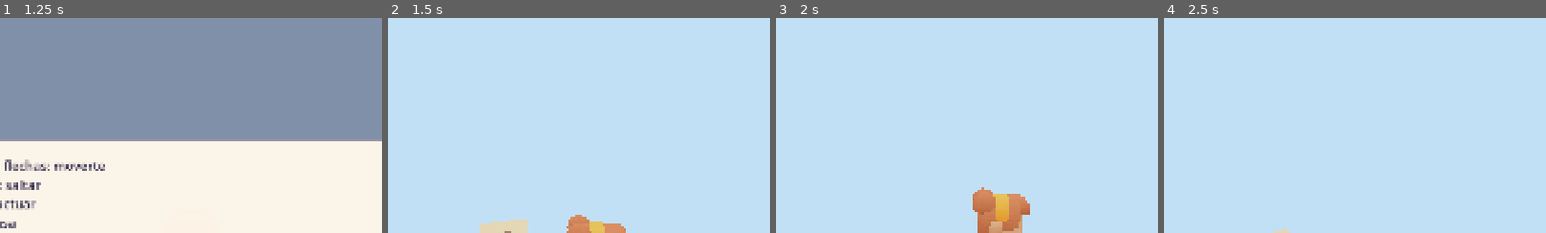
Above: before the commit, frames 1-4 (left to right).
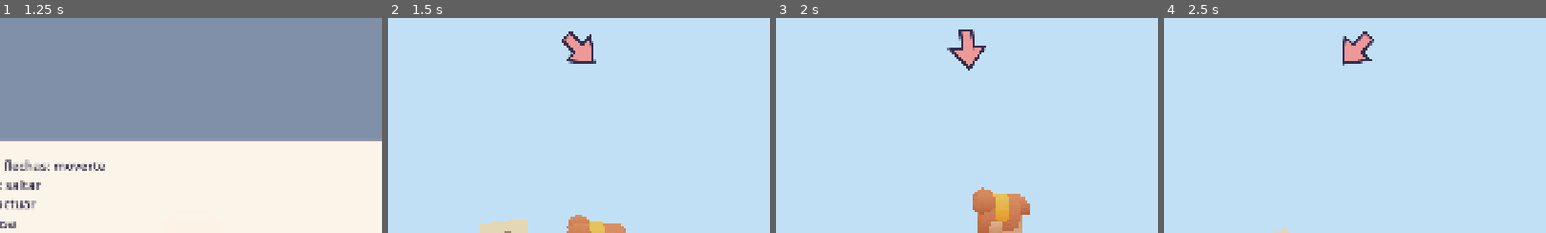
Above: after the commit, the same moments.

Repository: lautaromoreyraa/planeta-cartero
Game: Godot game, scene res://scenes/pantalla_de_inicio.tscn
The game is run twice, just before and just after one commit, with the same random seed, the same clock (stepped at 60 frames per second) and the same inputs.
Inputs (mouse positions are % of the whole screen's width and height, from its top left):
- Up to frame 1 (1.25 s): click "Nueva partida" at 0.5 s
- Up to frame 2 (1.5 s): tap Enter (aceptar) at 1.25 s; move the mouse to (72, 45) at 1.27 s; hold D (move_right) from 1.28 s (still down); hold Enter (aceptar) from 1.28 s (still down); click (72, 45) at 1.42 s
- Up to frame 3 (2 s): keep holding D (move_right); keep holding Enter (aceptar); tap Space (jump) at 1.52 s; tap E (interact) at 1.55 s
- Up to frame 4 (2.5 s): move the mouse to (45, 50) at 2.02 s; release D (move_right) at 2.03 s; release Enter (aceptar) at 2.03 s; hold W (move_forward) from 2.03 s (still down); tap E (interact) at 2.1 s; tap Space (jump) at 2.27 s; tap Enter (aceptar) at 2.3 s
The pictures show only the part of the screen within x 25-75%, y 0-50%; the shares and areas given below are measured in that part.

Frame 1 is identical in both runs. In frame 2, 0.9% of the frame differs, in the area x 45-55%, y 6-22%; in frame 3, 0.9%, in the area x 44-55%, y 5-25%; in frame 4, 0.9%.

Commit message:
Agrega la flecha que guía hacia el próximo objetivo
En el planeta es fácil perderse sin saber dónde quedó la próxima carta.
Una flecha arriba en el centro apunta, según la vista de la cámara, a la
carta más cercana mientras queden cartas en el planeta; después, al
buzón pendiente más cercano; con la zona 2 completa, a la puerta, y con
el candado abierto, a la carta final. Se oculta con el juego en pausa.

GuiaDeObjetivo no recibe entrega.orden: en la fase de entrega sólo ve
qué buzones siguen pendientes, así la guía no revela el orden. Un test
headless lo comprueba comparando órdenes distintos para el mismo estado.
La dirección se mide sobre el plano tangente, para que un objetivo del
otro lado del planeta se señale por el camino más corto.

Diff:
--- a/scenes/hud.tscn
+++ b/scenes/hud.tscn
@@ -1,6 +1,7 @@
-[gd_scene load_steps=2 format=3]
+[gd_scene load_steps=3 format=3]
 
 [ext_resource type="Script" path="res://scripts/hud.gd" id="1_hud"]
+[ext_resource type="Script" path="res://scripts/guia.gd" id="2_guia"]
 
 [node name="Hud" type="CanvasLayer"]
 script = ExtResource("1_hud")
@@ -58,3 +59,16 @@
 theme_override_font_sizes/font_size = 40
 horizontal_alignment = 1
 vertical_alignment = 1
+
+[node name="Guia" type="Control" parent="."]
+anchors_preset = 5
+anchor_left = 0.5
+anchor_right = 0.5
+offset_left = -48.0
+offset_top = 32.0
+offset_right = 48.0
+offset_bottom = 128.0
+grow_horizontal = 2
+pivot_offset = Vector2(48, 48)
+mouse_filter = 2
+script = ExtResource("2_guia")
--- a/scenes/tema.tres
+++ b/scenes/tema.tres
@@ -46,6 +46,8 @@
 Button/styles/hover = SubResource("StyleBoxEmpty_opcion")
 Button/styles/normal = SubResource("StyleBoxEmpty_opcion")
 Button/styles/pressed = SubResource("StyleBoxEmpty_opcion")
+Guia/colors/borde = Color(0.2, 0.18, 0.3, 1)
+Guia/colors/relleno = Color(0.93, 0.6, 0.6, 1)
 Label/colors/font_color = Color(0.2, 0.18, 0.3, 1)
 OpcionElegida/base_type = &"Button"
 OpcionElegida/colors/font_color = Color(1, 1, 1, 1)
--- a/scripts/casa_con_buzon.gd
+++ b/scripts/casa_con_buzon.gd
@@ -31,6 +31,11 @@
 	_rotulo.text = rotulo
 
 
+## Dónde está el buzón, para la guía (RF-30 CA4).
+func posicion_del_buzon() -> Vector3:
+	return _interactuable.global_position
+
+
 ## Un buzón entregado no acepta otra carta (RF-15 CA3): se apaga, así ni
 ## siquiera aparece la E, y la bandera levantada lo muestra de lejos.
 func marcar_entregado(entregado: bool) -> void:
--- a/scripts/geometria_esferica.gd
+++ b/scripts/geometria_esferica.gd
@@ -106,6 +106,21 @@
 	return direccion.limit_length(1.0)
 
 
+## Ángulo en radianes con el que una flecha de pantalla apunta desde
+## `desde` hacia `hacia`, según la vista de la cámara (RF-30 CA2): 0 es hacia
+## arriba de la pantalla (lo que W aleja de la cámara) y crece en sentido
+## horario, como `Control.rotation`. Se mide sobre el plano tangente en
+## `desde`, así un objetivo del otro lado del planeta apunta por el camino
+## más corto sobre la superficie.
+static func angulo_en_pantalla(desde: Vector3, hacia: Vector3, arriba: Vector3, base_camara: Basis) -> float:
+	var direccion: Vector3 = proyectar_en_plano(hacia - desde, arriba)
+	var adelante: Vector3 = direccion_relativa(Vector2(0.0, -1.0), base_camara, arriba)
+	if direccion.length_squared() < EPSILON or adelante.length_squared() < EPSILON:
+		return 0.0
+	var derecha: Vector3 = adelante.cross(arriba.normalized())
+	return atan2(direccion.dot(derecha), direccion.dot(adelante))
+
+
 ## Transform de un objeto apoyado en la superficie: origen a `distancia` del
 ## centro según latitud y longitud (radianes), Y hacia afuera y girado `giro`
 ## radianes alrededor de su vertical.
--- /dev/null
+++ b/scripts/guia.gd
@@ -0,0 +1,25 @@
+class_name Guia
+extends Control
+
+## Flecha de la guía hacia el próximo objetivo (RF-30). Se dibuja apuntando
+## hacia arriba y se gira con `rotation` alrededor de su centro
+## (`pivot_offset` en la escena): 0 es «adelante» en la vista.
+##
+## Los colores salen del tema (tipo `Guia`), como el resto de la interfaz.
+
+## Puntos de la flecha, en proporción al tamaño del control.
+const PUNTA: PackedVector2Array = [
+	Vector2(0.5, 0.0), Vector2(0.95, 0.55), Vector2(0.65, 0.55),
+	Vector2(0.65, 1.0), Vector2(0.35, 1.0), Vector2(0.35, 0.55), Vector2(0.05, 0.55),
+]
+## Grosor del borde en píxeles de la base de 1920x1080.
+const GROSOR_DEL_BORDE: float = 6.0
+
+
+func _draw() -> void:
+	var puntos: PackedVector2Array = PackedVector2Array()
+	for punto: Vector2 in PUNTA:
+		puntos.append(punto * size)
+	draw_colored_polygon(puntos, get_theme_color(&"relleno", &"Guia"))
+	puntos.append(puntos[0])
+	draw_polyline(puntos, get_theme_color(&"borde", &"Guia"), GROSOR_DEL_BORDE, true)
--- /dev/null
+++ b/scripts/guia_de_objetivo.gd
@@ -0,0 +1,45 @@
+class_name GuiaDeObjetivo
+extends RefCounted
+
+## Elige hacia dónde apunta la guía en pantalla (RF-30), sin depender de
+## escenas para poder probarla headless.
+##
+## No conoce `entrega.orden`: en la fase de entrega mira sólo qué buzones
+## siguen pendientes y elige el más cercano a la jugadora, así la guía
+## ayuda a no perderse sin revelar el orden (RF-30 CA5).
+
+
+## Posición a la que apunta la guía según la fase del juego:
+## 1. Con el candado abierto, la carta final.
+## 2. Con la zona 2 completa, la puerta de la oficina (RF-30 CA6).
+## 3. Con cartas sin juntar, la más cercana (RF-30 CA3); también después de
+##    un error, si todavía quedan cartas en el planeta.
+## 4. Si no, el buzón pendiente más cercano: uno que no recibió su carta en
+##    la secuencia actual (RF-30 CA4).
+## `ids_de_buzones` y `buzones` van en paralelo.
+static func elegir(
+	jugadora: Vector3,
+	cartas: PackedVector3Array,
+	ids_de_buzones: PackedStringArray,
+	buzones: PackedVector3Array,
+	secuencia: SecuenciaDeEntrega,
+	puerta: Vector3,
+	carta_final: Vector3,
+	candado_abierto: bool
+) -> Vector3:
+	if candado_abierto:
+		return carta_final
+	if secuencia.completa():
+		return puerta
+	if not cartas.is_empty():
+		return _mas_cercana(jugadora, cartas)
+	var pendientes: PackedVector3Array = PackedVector3Array()
+	for i: int in range(mini(ids_de_buzones.size(), buzones.size())):
+		if not secuencia.fue_entregada(ids_de_buzones[i]):
+			pendientes.append(buzones[i])
+	# Sin pendientes la secuencia estaría completa; la puerta es el respaldo.
+	return puerta if pendientes.is_empty() else _mas_cercana(jugadora, pendientes)
+
+
+static func _mas_cercana(origen: Vector3, posiciones: PackedVector3Array) -> Vector3:
+	return posiciones[SeleccionDeInteractuable.indice_del_mas_cercano(origen, posiciones, INF)]
--- a/scripts/hud.gd
+++ b/scripts/hud.gd
@@ -2,7 +2,8 @@
 extends CanvasLayer
 
 ## HUD mínimo: cartas en la mano (RF-12), código parcial (RF-26), avisos
-## breves e indicador de la tecla E sobre el interactuable en rango (RF-06).
+## breves, indicador de la tecla E sobre el interactuable en rango (RF-06) y
+## la flecha de la guía (RF-30).
 ##
 ## No busca a nadie: la escena principal le pasa el config y lo conecta a
 ## las señales del detector y le avisa los cambios (RNF-20). Las líneas van
@@ -23,6 +24,7 @@
 @onready var _codigo: Label = $Lineas/Codigo
 @onready var _aviso: Label = $Aviso
 @onready var _indicador: Label = $Indicador
+@onready var _guia: Guia = $Guia
 
 var _formato_cartas: String = FORMATO_CARTAS_POR_DEFECTO
 var _formato_codigo: String = FORMATO_CODIGO_POR_DEFECTO
@@ -64,6 +66,18 @@
 	get_tree().create_timer(SEGUNDOS_DEL_AVISO, false).timeout.connect(_ocultar_aviso.bind(_avisos))
 
 
+## Ángulo de la flecha de la guía, en radianes y en sentido horario desde
+## arriba de la pantalla (ver `GeometriaEsferica.angulo_en_pantalla`).
+func orientar_guia(angulo: float) -> void:
+	_guia.rotation = angulo
+
+
+## La guía se ve siempre durante el juego y se oculta con un menú, un
+## diálogo, el candado o la carta final en pantalla (RF-30 CA1).
+func mostrar_guia(visible_en_juego: bool) -> void:
+	_guia.visible = visible_en_juego
+
+
 ## `objetivo` nulo oculta el indicador.
 func mostrar_objetivo(objetivo: Interactuable) -> void:
 	_objetivo = objetivo
--- a/scripts/oficina.gd
+++ b/scripts/oficina.gd
@@ -24,6 +24,15 @@
 	_interactuable_de_la_carta.interactuado.connect(carta_final_usada.emit)
 
 
+## Dónde está la puerta y dónde la carta final, para la guía (RF-30 CA6).
+func posicion_de_la_puerta() -> Vector3:
+	return _interactuable_de_la_puerta.global_position
+
+
+func posicion_de_la_carta_final() -> Vector3:
+	return _interactuable_de_la_carta.global_position
+
+
 ## Abre la puerta para siempre en esta partida (RF-18 CA3).
 func abrir() -> void:
 	_interactuable_de_la_puerta.habilitado = false
--- a/scripts/principal.gd
+++ b/scripts/principal.gd
@@ -34,6 +34,7 @@
 
 @onready var _hud: Hud = $Hud
 @onready var _jugador: Jugador = $Jugador
+@onready var _control_del_cursor: ControlDelCursor = $ControlDelCursor
 @onready var _detector: DetectorDeInteraccion = $Jugador/DetectorDeInteraccion
 @onready var _cartas: Node3D = $Cartas
 @onready var _casas: Node3D = $Casas
@@ -68,6 +69,7 @@
 	_inventario.carta_recogida.connect(_al_juntar_carta)
 	_inventario.cantidad_cambiada.connect(_actualizar_hud.unbind(1))
 	_detector.objetivo_cambiado.connect(_hud.mostrar_objetivo)
+	_control_del_cursor.juego_en_curso_cambiado.connect(_hud.mostrar_guia)
 	for carta: Carta in _cartas_en_el_planeta():
 		carta.recogida.connect(_al_recoger_carta)
 	_cartel.leido.connect(_al_leer_el_cartel)
@@ -79,6 +81,29 @@
 	_actualizar_buzones()
 	if mostrar_tutorial:
 		_dialogo.mostrar("\n".join(config.tutorial(TUTORIAL_POR_DEFECTO)))
+
+
+## La guía se reorienta en cada frame de física; con el juego en pausa no
+## corre, igual que el mundo (RF-30).
+func _physics_process(_delta: float) -> void:
+	var camara: Camera3D = get_viewport().get_camera_3d()
+	if camara == null:
+		return
+	var cartas: PackedVector3Array = PackedVector3Array()
+	for carta: Carta in _cartas_en_el_planeta():
+		cartas.append(carta.global_position)
+	var ids: PackedStringArray = PackedStringArray()
+	var buzones: PackedVector3Array = PackedVector3Array()
+	for nodo: Node in _casas.get_children():
+		var casa: CasaConBuzon = nodo as CasaConBuzon
+		ids.append(casa.id)
+		buzones.append(casa.posicion_del_buzon())
+	var objetivo: Vector3 = GuiaDeObjetivo.elegir(
+		_jugador.global_position, cartas, ids, buzones, _secuencia,
+		_oficina.posicion_de_la_puerta(), _oficina.posicion_de_la_carta_final(), _candado_abierto
+	)
+	var arriba: Vector3 = GeometriaEsferica.arriba_en(_jugador.global_position, Planeta.CENTRO)
+	_hud.orientar_guia(GeometriaEsferica.angulo_en_pantalla(_jugador.global_position, objetivo, arriba, camara.global_basis))
 
 
 func _configurar_casas() -> void:
@@ -94,7 +119,6 @@
 	for carta: Carta in _cartas_en_el_planeta():
 		if estado.cartas_recogidas.has(carta.id):
 			carta.retirar()
-		_jugador.hacer_gesto(Personaje.Gesto.RECOGER)
 	for id: String in estado.cartas_recogidas:
 		_inventario.recoger(id)
 	_secuencia.restaurar(estado.entregas, estado.digitos_revelados)
@@ -132,6 +156,7 @@
 func _al_recoger_carta(carta: Carta) -> void:
 	if _inventario.recoger(carta.id):
 		carta.retirar()
+		_jugador.hacer_gesto(Personaje.Gesto.RECOGER)
 
 
 ## Recoger una carta es un checkpoint (RF-11 CA3).
--- a/tests/correr_tests.gd
+++ b/tests/correr_tests.gd
@@ -17,6 +17,7 @@
 	"res://tests/test_cartas_en_escena.gd",
 	"res://tests/test_candado.gd",
 	"res://tests/test_secuencia_de_entrega.gd",
+	"res://tests/test_guia_de_objetivo.gd",
 	"res://tests/test_guardado.gd",
 	"res://tests/test_recorrido_completo.gd",
 ]
--- a/tests/test_geometria_esferica.gd
+++ b/tests/test_geometria_esferica.gd
@@ -24,6 +24,7 @@
 	_probar_girar_hacia(a)
 	_probar_rotar_hacia(a)
 	_probar_girar_vector_hacia(a)
+	_probar_angulo_en_pantalla(a)
 	_probar_direccion_relativa(a)
 	_probar_transform_en_superficie(a)
 	_probar_fuera_de_rango(a)
@@ -102,6 +103,20 @@
 	a.vectores_cerca(GeometriaEsferica.girar_vector_hacia(Vector3.UP, cerca_del_objetivo, paso), cerca_del_objetivo, TOLERANCIA, "girar_vector_hacia llega si el ángulo alcanza")
 
 
+## RF-30 CA2: con el objetivo adelante la flecha apunta hacia arriba de la
+## pantalla y con el objetivo a la derecha, hacia la derecha.
+static func _probar_angulo_en_pantalla(a: Afirmaciones) -> void:
+	var camara: Basis = Basis(Vector3.RIGHT, deg_to_rad(-25.0))
+	var desde: Vector3 = Vector3(0, 10, 0)
+	a.cerca(GeometriaEsferica.angulo_en_pantalla(desde, Vector3(0, 9, -5), Vector3.UP, camara), 0.0, TOLERANCIA, "objetivo adelante: flecha hacia arriba")
+	a.cerca(GeometriaEsferica.angulo_en_pantalla(desde, Vector3(5, 9, 0), Vector3.UP, camara), PI / 2.0, TOLERANCIA, "objetivo a la derecha: flecha a la derecha")
+	a.cerca(GeometriaEsferica.angulo_en_pantalla(desde, Vector3(-5, 9, 0), Vector3.UP, camara), -PI / 2.0, TOLERANCIA, "objetivo a la izquierda: flecha a la izquierda")
+	a.cerca(absf(GeometriaEsferica.angulo_en_pantalla(desde, Vector3(0, 9, 5), Vector3.UP, camara)), PI, TOLERANCIA, "objetivo atrás: flecha hacia abajo")
+	# Cámara girada 90° a la derecha: lo que estaba a la derecha queda adelante.
+	var girada: Basis = Basis(Vector3.UP, -PI / 2.0) * camara
+	a.cerca(GeometriaEsferica.angulo_en_pantalla(desde, Vector3(5, 9, 0), Vector3.UP, girada), 0.0, TOLERANCIA, "la flecha sigue la vista de la cámara")
+
+
 static func _probar_direccion_relativa(a: Afirmaciones) -> void:
 	# Cámara detrás y arriba, mirando hacia -Z con algo de inclinación.
 	var camara: Basis = Basis(Vector3.RIGHT, deg_to_rad(-25.0))
--- /dev/null
+++ b/tests/test_guia_de_objetivo.gd
@@ -0,0 +1,103 @@
+extends SceneTree
+
+## Tests de GuiaDeObjetivo: a qué apunta la guía en cada fase y que cambiar
+## `entrega.orden` no cambie el objetivo (RF-30 CA3 a CA6).
+## Se corre solo con `godot --headless --script res://tests/test_guia_de_objetivo.gd`.
+
+const Afirmaciones := preload("res://tests/afirmaciones.gd")
+
+const IDS: PackedStringArray = ["casa_a", "casa_b", "casa_c", "casa_d"]
+const BUZONES: PackedVector3Array = [Vector3(10, 0, 0), Vector3(0, 0, 10), Vector3(-10, 0, 0), Vector3(0, 0, -10)]
+const PUERTA: Vector3 = Vector3(7, 7, 0)
+const CARTA_FINAL: Vector3 = Vector3(7, 6, 0)
+## Órdenes distintos que comparten las dos primeras casas, para comparar el
+## mismo estado (las mismas casas entregadas) con un orden y con otro.
+const ORDENES: Array[PackedStringArray] = [
+	["casa_c", "casa_a", "casa_d", "casa_b"],
+	["casa_c", "casa_a", "casa_b", "casa_d"],
+]
+## Posiciones de la jugadora desde donde se compara.
+const POSICIONES: PackedVector3Array = [
+	Vector3(0, 10, 0), Vector3(9, 1, 1), Vector3(-1, 1, 9), Vector3(-9, -1, 1), Vector3(1, -1, -9), Vector3(0, -10, 0),
+]
+
+
+func _initialize() -> void:
+	var fallas: PackedStringArray = correr(self)
+	for falla: String in fallas:
+		printerr("FALLA: ", falla)
+	print("test_guia_de_objetivo: %d fallas" % fallas.size())
+	quit(1 if fallas.size() > 0 else 0)
+
+
+static func correr(_arbol: SceneTree) -> PackedStringArray:
+	var a: Afirmaciones = Afirmaciones.new()
+	_probar_recoleccion(a)
+	_probar_entrega(a)
+	_probar_sin_revelar_el_orden(a)
+	_probar_oficina_y_final(a)
+	return a.fallas
+
+
+static func _elegir(jugadora: Vector3, cartas: PackedVector3Array, secuencia: SecuenciaDeEntrega, candado_abierto: bool = false) -> Vector3:
+	return GuiaDeObjetivo.elegir(jugadora, cartas, IDS, BUZONES, secuencia, PUERTA, CARTA_FINAL, candado_abierto)
+
+
+static func _secuencia(orden: PackedStringArray, entregas: int) -> SecuenciaDeEntrega:
+	var secuencia: SecuenciaDeEntrega = SecuenciaDeEntrega.new(orden)
+	secuencia.restaurar(entregas, entregas)
+	return secuencia
+
+
+## RF-30 CA3: con cartas en el planeta apunta a la más cercana, aunque ya
+## haya cartas en la mano o entregas hechas.
+static func _probar_recoleccion(a: Afirmaciones) -> void:
+	var cartas: PackedVector3Array = [Vector3(0, 10, 1), Vector3(0, -10, 1)]
+	a.vectores_cerca(_elegir(Vector3(0, 9, 3), cartas, _secuencia(ORDENES[0], 0)), cartas[0], 0.0, "RF-30 CA3: no apunta a la carta más cercana")
+	a.vectores_cerca(_elegir(Vector3(0, -9, 3), cartas, _secuencia(ORDENES[0], 0)), cartas[1], 0.0, "RF-30 CA3: no apunta a la carta más cercana")
+	a.vectores_cerca(_elegir(Vector3(9, 0, 0), cartas, _secuencia(ORDENES[0], 1)), cartas[0], 0.0, "RF-30 CA3: con cartas en el planeta apunta a un buzón")
+
+
+## RF-30 CA4: con todas las cartas juntadas apunta al buzón pendiente más
+## cercano y nunca a uno ya entregado en la secuencia actual.
+static func _probar_entrega(a: Afirmaciones) -> void:
+	var ninguna: PackedVector3Array = PackedVector3Array()
+	a.vectores_cerca(_elegir(Vector3(9, 1, 0), ninguna, _secuencia(ORDENES[0], 0)), BUZONES[0], 0.0, "RF-30 CA4: no apunta al buzón más cercano")
+	# casa_c y casa_a ya entregadas: junto a casa_a apunta a otra.
+	var con_dos: SecuenciaDeEntrega = _secuencia(ORDENES[0], 2)
+	for posicion: Vector3 in POSICIONES:
+		var objetivo: Vector3 = _elegir(posicion, ninguna, con_dos)
+		a.verdadero(objetivo != BUZONES[0] and objetivo != BUZONES[2], "RF-30 CA4: desde %s apunta a un buzón ya entregado" % posicion)
+	# Después de un error la secuencia vuelve a cero: todos pendientes otra vez.
+	var con_error: SecuenciaDeEntrega = _secuencia(ORDENES[0], 2)
+	con_error.entregar("casa_b", 2)
+	a.vectores_cerca(_elegir(Vector3(9, 1, 0), ninguna, con_error), BUZONES[0], 0.0, "RF-30 CA4: tras un error no vuelve a apuntar a todos los buzones")
+
+
+## RF-30 CA5: para el mismo estado y la misma posición, el orden del config
+## no cambia el objetivo.
+static func _probar_sin_revelar_el_orden(a: Afirmaciones) -> void:
+	var ninguna: PackedVector3Array = PackedVector3Array()
+	var cartas: PackedVector3Array = [Vector3(3, 9, 0)]
+	for entregas: int in [0, 2]:
+		for posicion: Vector3 in POSICIONES:
+			for quedan: PackedVector3Array in [ninguna, cartas]:
+				var primero: Vector3 = _elegir(posicion, quedan, _secuencia(ORDENES[0], entregas))
+				var segundo: Vector3 = _elegir(posicion, quedan, _secuencia(ORDENES[1], entregas))
+				a.vectores_cerca(primero, segundo, 0.0, "RF-30 CA5: con %d entregas, desde %s, el orden cambia el objetivo" % [entregas, posicion])
+	# Mismo estado inicial con todos los órdenes posibles de las casas.
+	var invertido: PackedStringArray = ["casa_b", "casa_d", "casa_a", "casa_c"]
+	for posicion: Vector3 in POSICIONES:
+		a.vectores_cerca(
+			_elegir(posicion, ninguna, _secuencia(invertido, 0)),
+			_elegir(posicion, ninguna, _secuencia(ORDENES[0], 0)),
+			0.0, "RF-30 CA5: desde %s, invertir el orden cambia el objetivo" % posicion
+		)
+
+
+## RF-30 CA6: con la zona 2 completa apunta a la puerta; con el candado
+## abierto, a la carta final.
+static func _probar_oficina_y_final(a: Afirmaciones) -> void:
+	var ninguna: PackedVector3Array = PackedVector3Array()
+	a.vectores_cerca(_elegir(Vector3(0, 10, 0), ninguna, _secuencia(ORDENES[0], 4)), PUERTA, 0.0, "RF-30 CA6: con la zona 2 completa no apunta a la puerta")
+	a.vectores_cerca(_elegir(Vector3(0, 10, 0), ninguna, _secuencia(ORDENES[0], 4), true), CARTA_FINAL, 0.0, "con el candado abierto no apunta a la carta final")
--- a/tests/test_recorrido_completo.gd
+++ b/tests/test_recorrido_completo.gd
@@ -46,8 +46,10 @@
 	var tutorial: String = "\n".join(config.tutorial(PackedStringArray()))
 	a.verdadero(_dialogo_abierto(escena) and _texto_del_dialogo(escena) == tutorial, "RF-09 CA1: no se ve el tutorial al empezar")
 	a.verdadero(arbol.paused, "con el tutorial abierto el juego no está en pausa")
+	a.verdadero(not _guia_visible(escena), "RF-30 CA1: la guía se ve con el tutorial abierto")
 	await _accion(arbol, &"aceptar")
 	a.verdadero(not _dialogo_abierto(escena) and not arbol.paused, "RF-09 CA3: Enter no cerró el tutorial")
+	a.verdadero(_guia_visible(escena), "RF-30 CA1: al cerrar el tutorial no se ve la guía")
 
 	await _probar_pausa(arbol, a, escena)
 
@@ -75,6 +77,7 @@
 	await _ir_a(arbol, escena, oficina.get_node("CartaFinal/Interactuable"), 0.05)
 	await _accion(arbol, &"interact")
 	a.verdadero(_texto_del_dialogo(escena) == config.texto("final.mensaje", ""), "RF-20 CA1: no se ve el mensaje final")
+	a.verdadero(not _guia_visible(escena), "RF-30 CA1: la guía se ve en la carta final")
 	await _accion(arbol, &"aceptar")
 	a.verdadero(_dialogo_abierto(escena), "la carta final se cerró con Enter")
 	await _accion(arbol, &"pause")
@@ -97,6 +100,7 @@
 	await _accion(arbol, &"aceptar")
 	a.verdadero(not _menu_de_pausa(escena).visible and not arbol.paused, "RF-07 CA4: «Continuar» no cerró la pausa")
 	await _accion(arbol, &"pause")
+	a.verdadero(not _guia_visible(escena), "RF-30 CA1: la guía se ve con la pausa abierta")
 	await _accion(arbol, &"pause")
 	a.verdadero(not _menu_de_pausa(escena).visible and not arbol.paused, "RF-07 CA4: Esc otra vez no cerró la pausa")
 	# Un clic en «Continuar» llega como `pressed` del botón (RF-28 CA7).
@@ -105,6 +109,7 @@
 	continuar.pressed.emit()
 	await _avanzar(arbol, 2)
 	a.verdadero(not _menu_de_pausa(escena).visible and not arbol.paused, "RF-07 CA4: el clic en «Continuar» no cerró la pausa")
+	a.verdadero(_guia_visible(escena), "RF-30 CA1: al cerrar la pausa no se ve la guía")
 
 
 ## RF-11 y RF-21 CA1: cada carta pasa al inventario y guarda.
@@ -289,6 +294,10 @@
 	return etiqueta.text
 
 
+static func _guia_visible(escena: Principal) -> bool:
+	return (escena.get_node("Hud/Guia") as Control).visible
+
+
 static func _panel_del_candado(escena: Principal) -> PanelDelCandado:
 	return escena.get_node("PanelDelCandado")
 
Not shown, added: scripts/guia.gd.uid
Not shown, added: scripts/guia_de_objetivo.gd.uid
Not shown, added: tests/test_guia_de_objetivo.gd.uid
